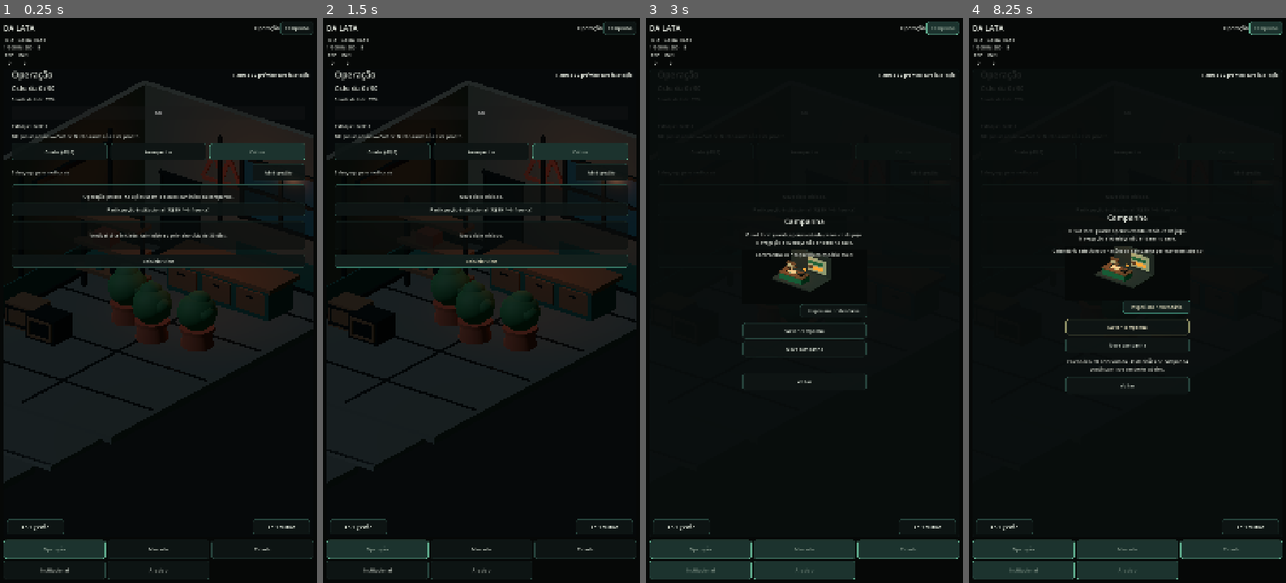
Above: before the commit, frames 1-4 (left to right).
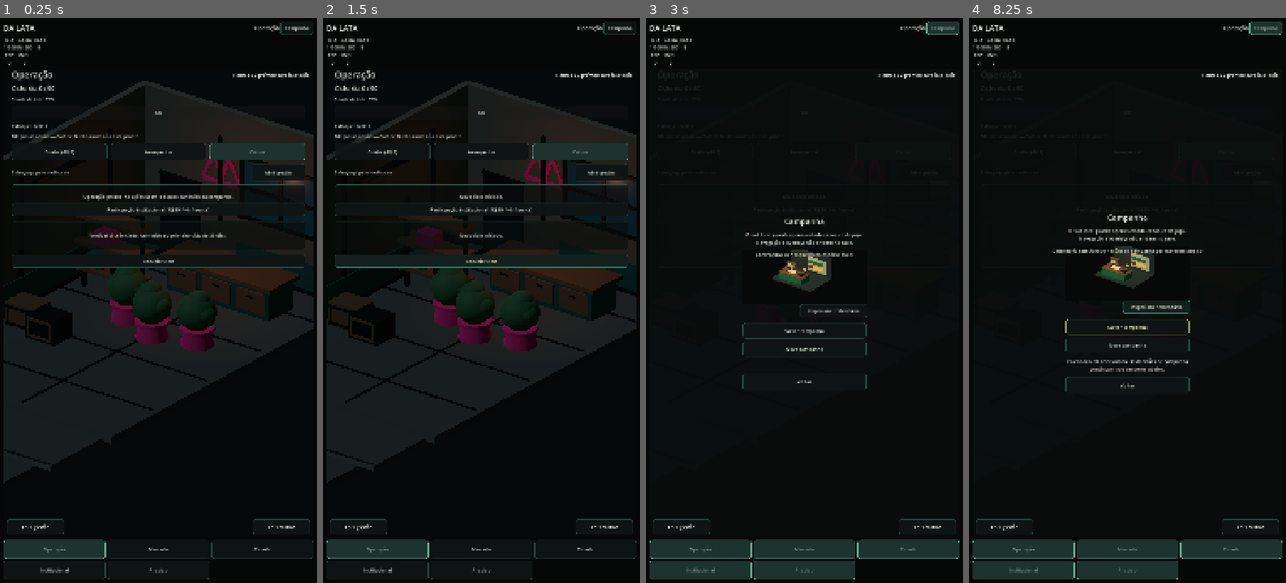
Above: after the commit, the same moments.

Repository: az1nn/growing-rio
Game: Godot game, scene res://scenes/shell/game_shell.tscn
Two runs of this game, one before a commit and one after it. Both use one fixed random seed, a clock stepped at 60 frames per second and the inputs below.
Inputs:
- Up to frame 1 (0.25 s): no input
- Up to frame 2 (1.5 s): click "Reiniciar ciclo" at 0.5 s; click "Reiniciar ciclo" at 1.25 s
- Up to frame 3 (3 s): click "Reiniciar ciclo" at 2 s; click "Campanha" at 2.75 s
- Up to frame 4 (8.25 s): click "Abrir gestão" at 3.5 s; click "Abrir cultivo" at 4.25 s; click "Cuidar (-R$5)" at 5 s; click "Avançar dia" at 5.75 s; click "Abrir gestão" at 6.5 s; click "Participação institucional (-…" at 7.25 s; click "Inspecionar calendário" at 8 s

The runs differ from the first frame. In frame 1, 1.0% of the frame differs, in the area x 34-76%, y 24-59%; in frame 2, 1.0%; in frame 3, less than 0.1%; in frame 4, less than 0.1%.

Commit message:
spike(012): shift Operation accent to V1 hot pink

Diff:
--- a/resources/visual/materials/terracotta.tres
+++ b/resources/visual/materials/terracotta.tres
@@ -1,5 +1,5 @@
 [gd_resource type="StandardMaterial3D" format=3]
 
 [resource]
-albedo_color = Color(0.52, 0.18, 0.085, 1)
+albedo_color = Color(0.949, 0.043, 0.459, 1)
 roughness = 0.9
